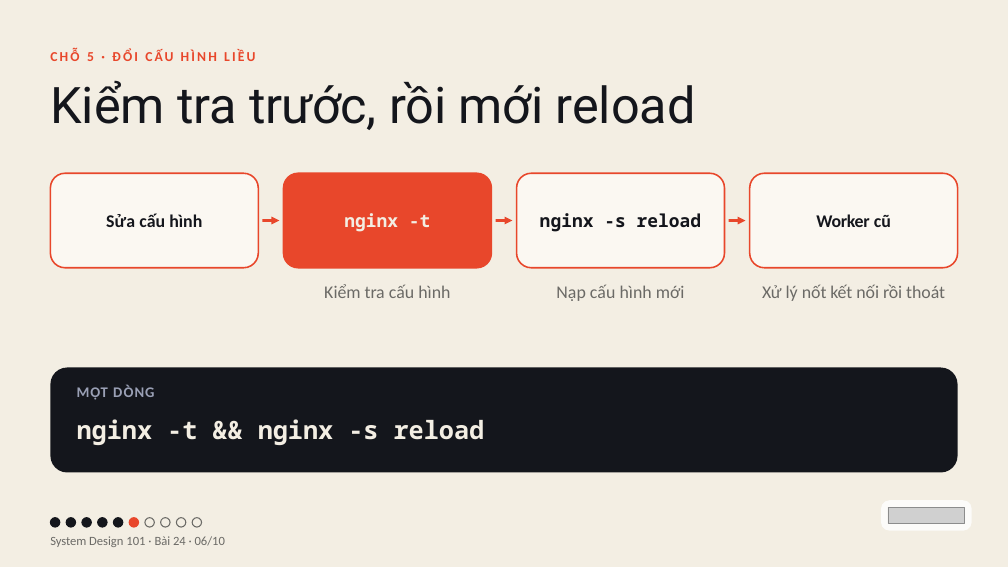
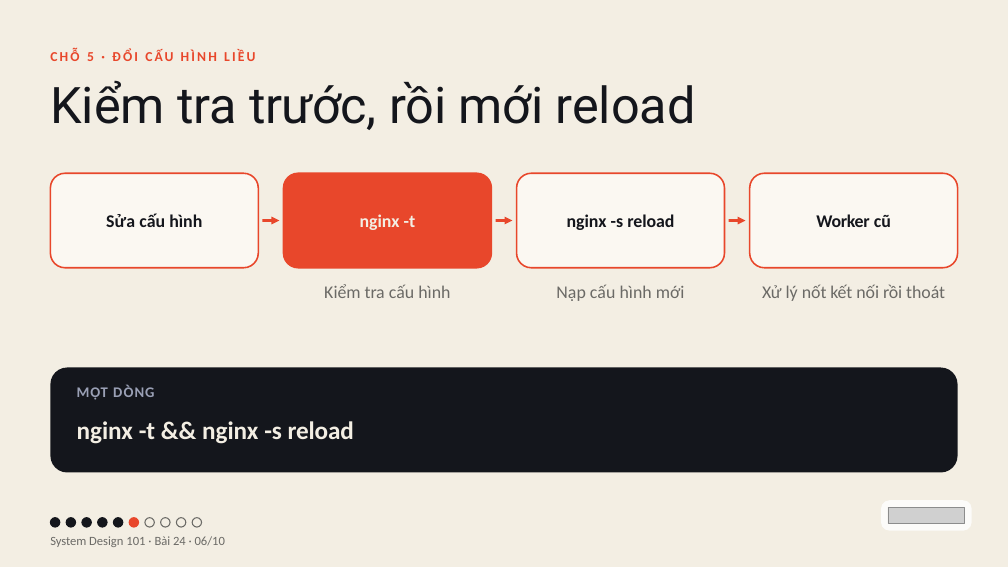
Before and after one commit to vohoailinh90/tool-marketing-studio, a slide deck: slide 6 of system-design-101/vi/lessons/sd-13-024/slides/sd-13-024.pptx. Drawn at 1008x567 pixels with LibreOffice and Linux fonts; fonts in the diff are those of the drawing; grey boxes stand for pictures. Boxes give left, top, right and bottom in pixels: in the first picture for what was removed or moved away, otherwise in the second. Text is boxed around its words. In the diff, an @@ line names an element or a change of style, - is before the commit and + after.

```diff
--- a/system-design-101/vi/lessons/sd-13-024/slides/sd-13-024.pptx
+++ b/system-design-101/vi/lessons/sd-13-024/slides/sd-13-024.pptx
@@ rounded rectangle "nginx -t" at bbox=[283, 173, 491, 268]: font Noto Sans Mono to Calibri, letter spacing 0.1 to 0 pt @@
@@ rounded rectangle "nginx -s reload" at bbox=[517, 173, 724, 268]: font Noto Sans Mono to Calibri; letter spacing 0.1 to 0 pt in "nginx -s"; letter spacing 0.1 to -0.1 pt in "reload" @@
@@ text "nginx -t && nginx -s ..." at bbox=[77, 421, 354, 444]: font Noto Sans Mono to Calibri; letter spacing 0 to -0.2 pt in "reload" @@
```
Also in this commit, not shown: 5 other slides changed, 3 other files.
